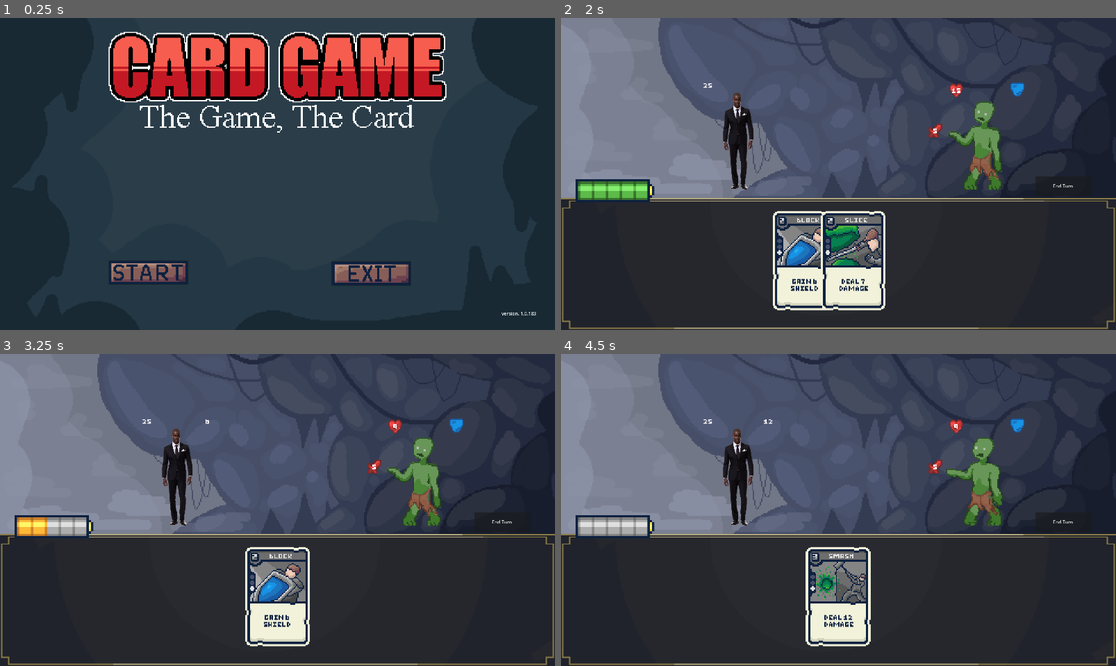
Above: before the commit, frames 1-4 (two rows, left to right).
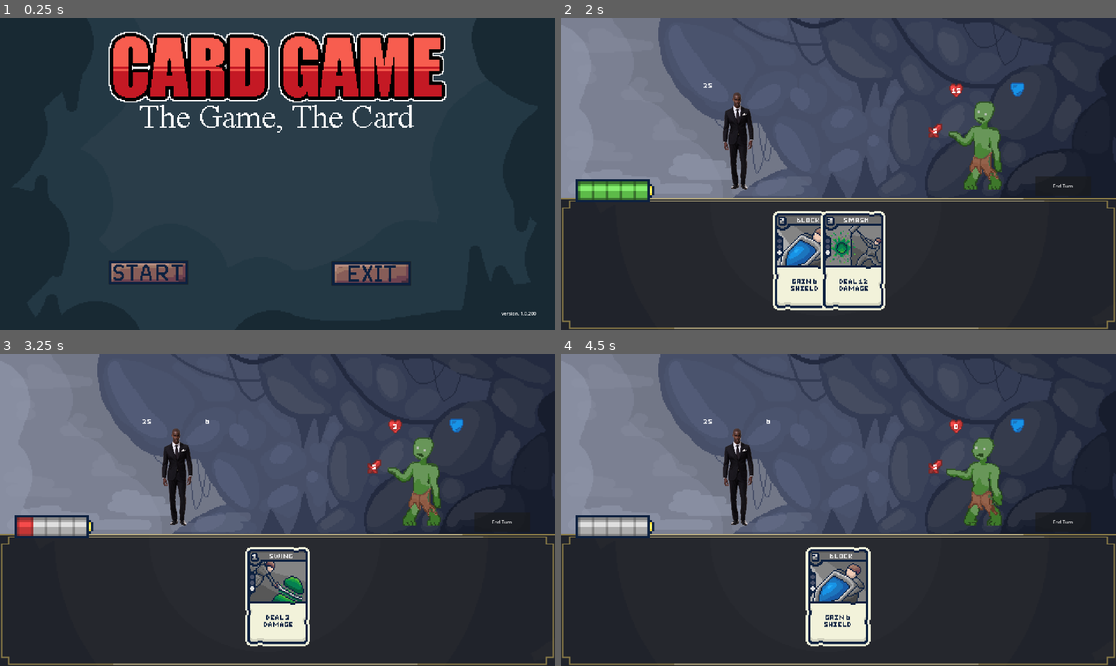
Above: after the commit, the same moments.

Repository: Fredeblok0912/Card_game
Game: Godot game, scene res://menu.tscn
Same seed, same stepped clock (60 frames per second), same inputs: the game is played once before the commit and once after it.
Inputs (mouse positions are in pixels of both pictures, inside the frame that each line leads up to):
- Up to frame 1 (0.25 s): no input
- Up to frame 2 (2 s): click (710, 273) at 0.5 s; click "End Turn" at 1.25 s
- Up to frame 3 (3.25 s): move the mouse to (244, 597) at 2.02 s; hold Up (ui_up) 2.03-2.78 s; click (244, 597) at 2.17 s; move the mouse to (244, 597) at 2.77 s; hold Down (ui_down) from 2.78 s (still down); click (244, 597) at 2.92 s
- Up to frame 4 (4.5 s): move the mouse to (838, 597) at 3.52 s; release Down (ui_down) at 3.53 s; hold Up (ui_up) from 3.53 s (still down); click (838, 597) at 3.67 s; click (838, 597) at 4.42 s

The runs differ from the first frame. In frame 1, less than 0.1% of the frame differs, in the area x 95-97%, y 94-96%; in frame 2, 0.9%; in frame 3, 1.4%, in the area x 3-72%, y 22-88%; in frame 4, 0.9%.

Commit message:
happy 200 :)

Diff:
--- a/Cardlist.gd
+++ b/Cardlist.gd
@@ -24,12 +24,12 @@
 	012: {"name": "Flamekick","cost":2, "damage": 15, "shield": 0, "draw":0, "heal":0, "selfdamage":5,"executionmult":1,"rarity":1},
 	013: {"name": "Combust","cost":3, "damage": 27, "shield": 0, "draw":0, "heal":0, "selfdamage":9,"executionmult":1,"rarity":2},
 	014: {"name": "Bellow","cost":2, "damage": 0, "shield": 0, "draw":0, "heal":0, "selfdamage":0,"executionmult":1,"rarity":2},
-	015: {"name": "Fireball","cost":2, "damage": "7 + selfdamage", "shield": 0, "draw":0, "heal":0, "selfdamage":0,"executionmult":1,"rarity":3},
+	015: {"name": "Fireball","cost":2, "damage": 7, "shield": 0, "draw":0, "heal":0, "selfdamage":0,"executionmult":1,"rarity":3},
 	016: {"name": "Splash","cost":1, "damage": 1, "shield": 2, "draw":1, "heal":0, "selfdamage":0,"executionmult":1,"rarity":1},
 	017: {"name": "Water Cut","cost":2, "damage": 7, "shield": 0, "draw":1, "heal":0, "selfdamage":0,"executionmult":1,"rarity":1},
 	018: {"name": "Ice Blash","cost":3, "damage": 12, "shield": 0, "draw":2, "heal":0, "selfdamage":0,"executionmult":1,"rarity":2},
 	019: {"name": "Soda","cost":2, "damage": 0, "shield": 3, "draw":2, "heal":3, "selfdamage":0,"executionmult":1,"rarity":2},
-	020: {"name": "Waterfall","cost":2, "damage": 4, "shield": 0, "draw":0, "heal":0, "selfdamage":0,"executionmult":"amount of cards you've drawn this turn [doesnt work yet, this is just a string]","rarity":3},
+	020: {"name": "Waterfall","cost":2, "damage": 4, "shield": 0, "draw":0, "heal":0, "selfdamage":0,"executionmult":1,"rarity":3},
 	021: {"name": "Dual Slash","cost":2, "damage": 4, "shield": 0, "draw":0, "heal":0, "selfdamage":0,"executionmult":2,"rarity":2},
 }
 #Liste over alle kort sprites
@@ -59,7 +59,7 @@
 	}
 
 # Etablering af main Deck Arrays
-var decklist = [1,2,2,3,4,4]       		# Det permanente deck som bliver kopieret til hvert combat, er den som man skal add kort til når man køber
+var decklist = [1,2,2,3,4,4,20]       		# Det permanente deck som bliver kopieret til hvert combat, er den som man skal add kort til når man køber
 var current_decklist = []	# Kort som er i spillerens deck under combat, burde være tom og kopiere inholdet af decklist, men for testing rn er den fyldt
 var hand_cards = []						# Kort som er i spillerens hånd
 #Discard should be empty, this is for testing purposes
--- a/Enemycode.gd
+++ b/Enemycode.gd
@@ -36,12 +36,13 @@
 
 func enemy_take_damage(amount):
 	for i in amount:
-		if not enemy_shield < 0:
+		if not enemy_health > 0:
+			Gamecode.enter_shop()
+			break
+		if enemy_shield > 0:
 			enemy_shield = enemy_shield -1
 		else:
 			enemy_health = enemy_health -1
-	if not enemy_health > 0:
-		Gamecode.enter_shop()
 
 func enemy_gain_shield(amount):
 	enemy_shield = enemy_shield + amount
--- a/Gamecode.gd
+++ b/Gamecode.gd
@@ -1,6 +1,9 @@
 extends Node2D
 
 var current_energy = 0 as int
+var self_damage_factor = 1
+var self_damage_this_round = 0
+var cards_drawn_this_round = 0
 
 func _process(delta: float):
 	pass
@@ -26,6 +29,7 @@
 				Cardlist.hand_cards.append(card_id)
 				await get_tree().create_timer(0.3).timeout
 				add_card(card_id)
+				cards_drawn_this_round = cards_drawn_this_round + 1
 			elif Cardlist.current_decklist.size() <= 0 && Cardlist.discard_pile.size() <= 0:
 				print("Deck and Discard Pile empty")
 			else:
@@ -37,6 +41,7 @@
 				await get_tree().create_timer(0.3).timeout
 				print("shuffled Discard pile into drawpile and drew a card")
 				add_card(card_id)
+				cards_drawn_this_round = cards_drawn_this_round + 1
 #----------------------------------------------------------------------------
 #Cards in hand loading sprites
 
@@ -45,8 +50,7 @@
 var hand_y := 300
 var tween_duration := 0.35
 var card_scale := 4
-var self_damage_factor = 1
-var self_damage_this_round = 0
+
 
 func add_card(card_id: int) -> void:
 	var card := Area2D.new()
@@ -99,9 +103,13 @@
 			remove_card_on_click(card_id, card_node)
 			if card_id == 009:
 				current_energy = 0
+			if card_id == 014:
+				self_damage_factor = 0
+				print("self damage turned off")
 			current_energy = current_energy - cardcost
 		else:
 			print("card too expensive")
+
 func remove_card_on_click(card_id: int, card_node: Area2D) -> void:
 	var index = hand_sprites.find(card_node)
 	hand_sprites.remove_at(index)
@@ -122,13 +130,19 @@
 	var played_card_damage = Cardlist.card_database[card_id].get("damage")
 	if played_card_damage != 0:
 		if card_id == 009:
-			print(current_energy)
 			for i in current_energy:
 				if not Enemycode.enemy_health < 0:
 					Enemycode.enemy_take_damage(played_card_damage)
 					await get_tree().create_timer(0.2).timeout
 		if card_id == 015:
-			Enemycode.enemy_take_damage(7 + self_damage_this_round)
+			if not Enemycode.enemy_health < 0:
+				Enemycode.enemy_take_damage(7 + self_damage_this_round)
+				await get_tree().create_timer(0.2).timeout
+		if card_id == 020:
+			for i in cards_drawn_this_round:
+				if not Enemycode.enemy_health < 0:
+					Enemycode.enemy_take_damage(played_card_damage)
+					await get_tree().create_timer(0.2).timeout
 		else:
 			for i in card_mult:
 				if not Enemycode.enemy_health < 0:
@@ -160,11 +174,9 @@
 	var played_card_self_damage = Cardlist.card_database[card_id].get("selfdamage")
 	if played_card_self_damage != 0:
 		for i in range(card_mult):
-#			print(card_name," deals ", played_card_self_damage, " damage to the player")
-			if card_id == 014:
-				self_damage_factor = 0
-			player.take_damage(played_card_self_damage)
-			self_damage_this_round = played_card_self_damage
+			player.take_damage(played_card_self_damage * self_damage_factor)
+			self_damage_this_round = self_damage_this_round + played_card_self_damage
+			print(self_damage_this_round)
 
 func _input(event):
 	if event.is_action_released("ui_down"):
@@ -175,6 +187,7 @@
 func enter_shop():
 	player.money += ceil(10 * Enemycode.difficulty_mod)
 	Enemycode.Scale_difficulty()
+	Game.Wincounter = Game.Wincounter + 1
 	ScreenTransition.load_scene("res://shop.tscn")
 
 
--- /dev/null
+++ b/Wincounter shower.gd
@@ -0,0 +1,4 @@
+extends Label
+
+func _process(delta: float) -> void:
+	$".".text = "you survived "+ str(Game.Wincounter) +" Rounds"
--- a/game.gd
+++ b/game.gd
@@ -6,9 +6,12 @@
 func end_turn():
 	Enemycode.enemy_shield = 0
 	Enemycode.action()
+	Gamecode.cards_drawn_this_round = 0
 	Gamecode.draw_cards(2)
 	Gamecode.current_energy = 5
 	player.player_shield = 0
 	Enemycode.prepare_action()
 	Gamecode.self_damage_factor = 1
 	Gamecode.self_damage_this_round = 0
+
+var Wincounter = 0
--- a/game_over.tscn
+++ b/game_over.tscn
@@ -1,6 +1,7 @@
-[gd_scene load_steps=4 format=3 uid="uid://de0cqchbpeflh"]
+[gd_scene load_steps=5 format=3 uid="uid://de0cqchbpeflh"]
 
 [ext_resource type="Script" uid="uid://7gjakctndldx" path="res://game_over.gd" id="1_y26ei"]
+[ext_resource type="Script" uid="uid://lrudukvuo8bt" path="res://Wincounter shower.gd" id="2_ccer4"]
 [ext_resource type="Texture2D" uid="uid://dfo4i75ovm1vr" path="res://Art/Backgrounds/GameOver screen.png" id="2_yxx3c"]
 
 [sub_resource type="LabelSettings" id="LabelSettings_xapjj"]
@@ -11,16 +12,18 @@
 script = ExtResource("1_y26ei")
 
 [node name="Label" type="Label" parent="."]
-offset_left = 26.0
-offset_top = 20.0
-offset_right = 304.0
-offset_bottom = 89.0
-text = "Game Over"
+z_index = 5
+offset_left = -207.0
+offset_top = -237.0
+offset_right = 71.0
+offset_bottom = -168.0
 label_settings = SubResource("LabelSettings_xapjj")
-
-[node name="Camera2D" type="Camera2D" parent="Label"]
+script = ExtResource("2_ccer4")
 
 [node name="Background" type="Sprite2D" parent="."]
 position = Vector2(26, 20)
 scale = Vector2(4, 4)
 texture = ExtResource("2_yxx3c")
+
+[node name="Camera2D" type="Camera2D" parent="."]
+position = Vector2(26, 20)
--- a/menu.tscn
+++ b/menu.tscn
@@ -54,13 +54,13 @@
 
 [node name="CanvasLayer" parent="." instance=ExtResource("7_ecwwl")]
 
-[node name="Label3" type="Label" parent="."]
+[node name="Version Label" type="Label" parent="."]
 z_index = 5
 offset_left = 1756.0
 offset_top = 1009.0
 offset_right = 1876.0
 offset_bottom = 1032.0
-text = "version. 1.0.183"
+text = "version. 1.0.200"
 
 [node name="Camera2D" type="Camera2D" parent="."]
 position = Vector2(981, 538)
--- a/player.gd
+++ b/player.gd
@@ -10,14 +10,14 @@
 	player_max_health = 25
 
 func take_damage(amount):
-	print("This take_damage is running on: ", name, " path: ", get_path())
 	for i in amount:
-		if player_shield != 0:
+		if not player_health > 0:
+			game_over()
+			break
+		if player_shield > 0:
 			player_shield = player_shield -1
 		else:
 			player_health = player_health -1
-	if not player_health > 0:
-		game_over()
 
 func gain_shield(amount):
 	player_shield = player_shield + amount
Not shown, added: Wincounter shower.gd.uid
